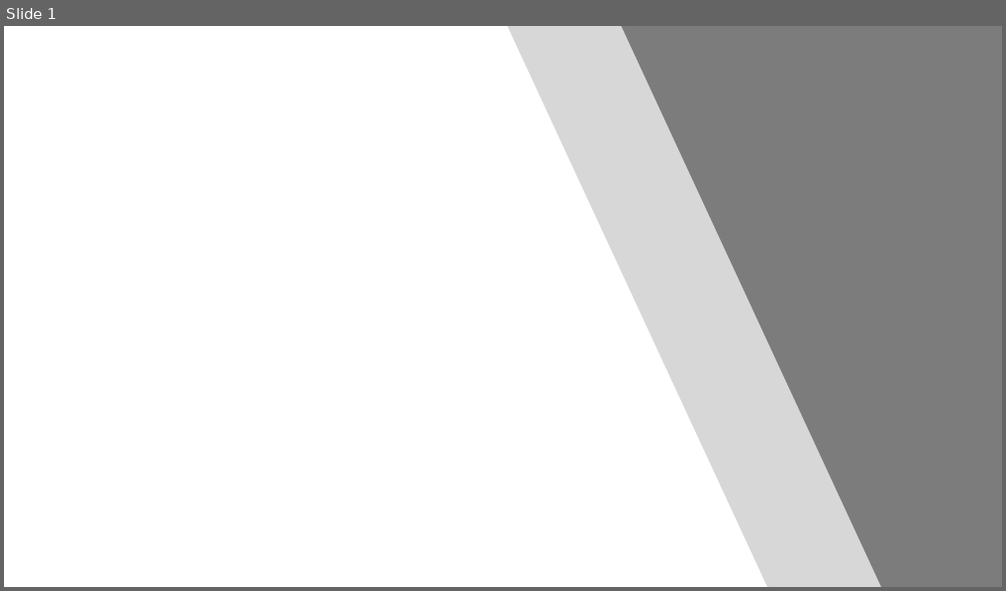
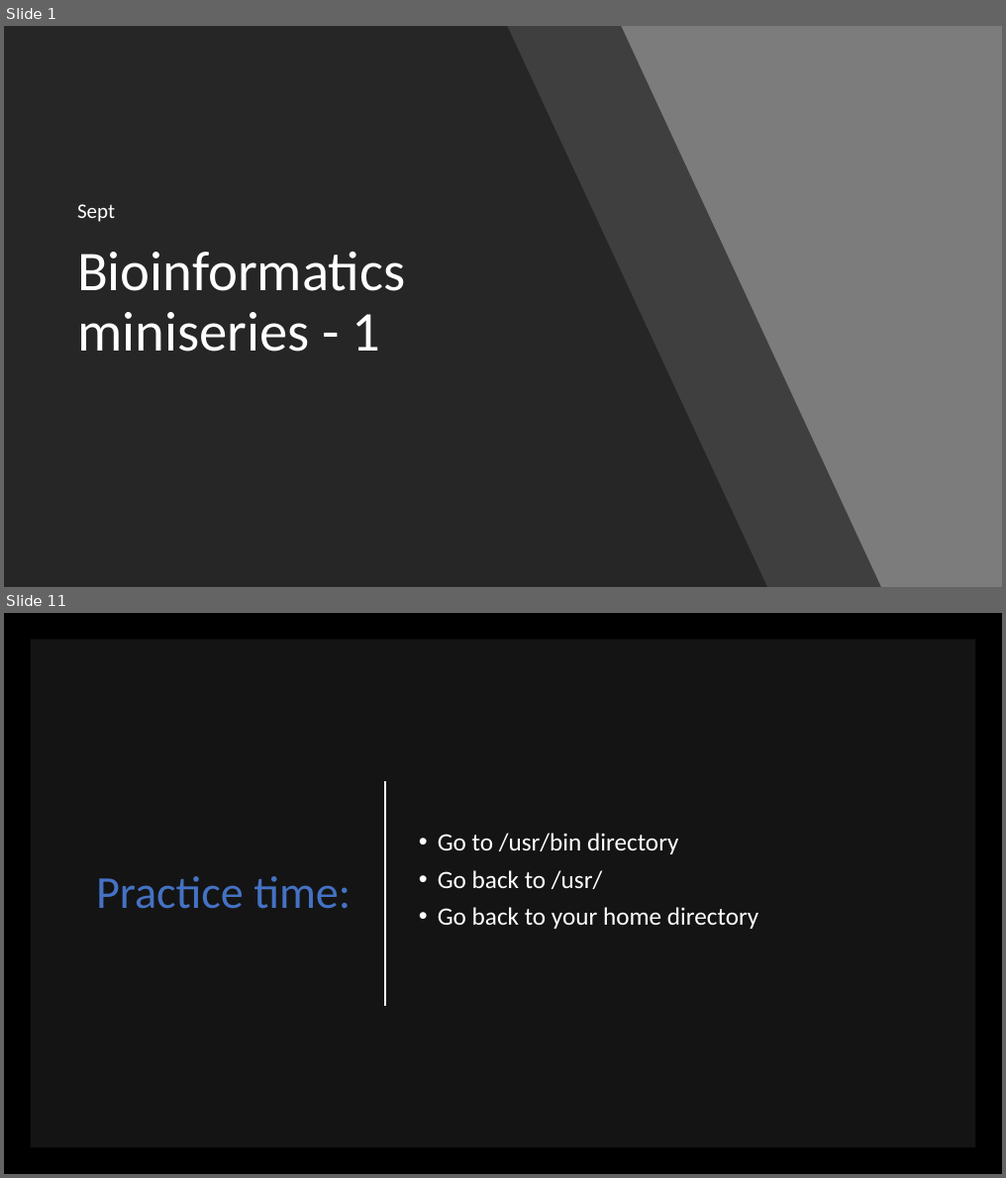
Before and after one commit to lixiaopi1985/Bioinformatics_miniseries, a slide deck: p1_linux/workshop1-linux_basic.pptx. Shown one above the other, each under a label of ours: slide 1 before the commit, slides 1 and 11 after it; the slides between them are not shown. The pictures are 1006x591 and 1006x1178 pixels, drawn with LibreOffice and Linux fonts; fonts in the diff are those of the drawing. Boxes give left, top, right and bottom in pixels: in the first picture for what was removed or moved away, otherwise in the second. Text is boxed around its words. In the diff, an @@ line names an element or a change of style, - is before the commit and + after.

```diff
--- a/p1_linux/workshop1-linux_basic.pptx
+++ b/p1_linux/workshop1-linux_basic.pptx
@@ slide 11 added at (4,613,1002,1174), background #000000 @@
@@ rectangle added at (30,639,976,1149), fill #FFFFFF at 8% opacity @@
@@ line added from (385, 781) to (385, 1006), #FFFFFF 1.5 pt @@
@@ text added at (438,833,758,929), 24 pt, text #FFFFFF @@
+• Go to /usr/bin directory
+• Go back to /usr/
+• Go back to your home directory
@@ title added at (96,876,350,909), 44 pt, text #4472C4 @@
+Practice time:
@@ slide 1 changed as well @@
@@ freeform shape at (4,26,767,587): fill #FFFFFF to #262626 @@
@@ freeform shape at (106,26,881,587): fill #FFFFFF at 70% opacity to #262626 at 70% opacity; outline redrawn @@
@@ subtitle added at (77,204,115,222), 20 pt, text #FFFFFF @@
+Sept
@@ title added at (77,252,405,352), 54 pt, text #FFFFFF @@
+Bioinformatics miniseries - 1
```
Also in this commit, not shown: 4 other slides changed, 48 other slides added, 5 slides removed.
